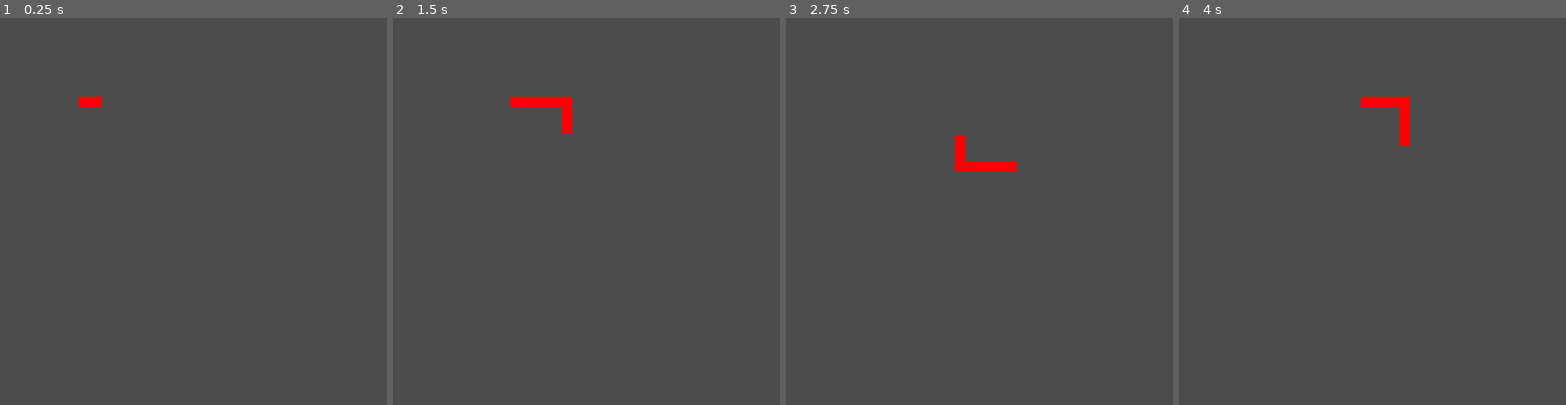
Above: before the commit, frames 1-4 (left to right).
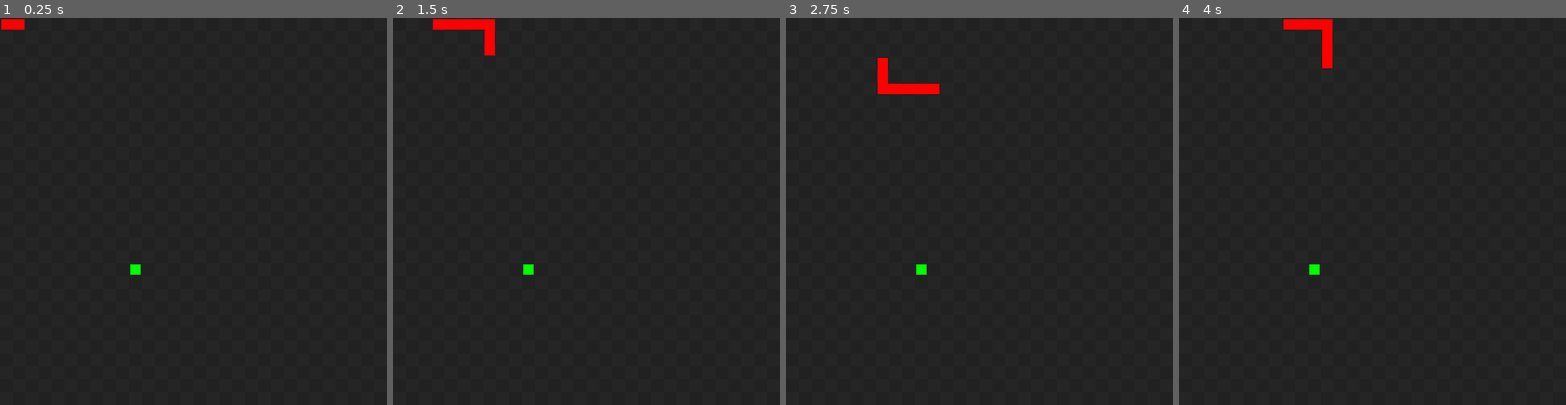
Above: after the commit, the same moments.

Repository: vesk4000/Godol-Snake
Game: Godot game, scene res://Level.tscn
Same seed, same stepped clock (60 frames per second), same inputs: the game is played once before the commit and once after it. Before the commit the project starts from res://SnakeHead.tscn.
Inputs:
- Up to frame 1 (0.25 s): no input
- Up to frame 2 (1.5 s): hold Right (ui_right) 0.53-1.28 s; hold Down (ui_down) from 1.28 s (still down)
- Up to frame 3 (2.75 s): release Down (ui_down) at 2.03 s; hold Right (ui_right) from 2.03 s (still down)
- Up to frame 4 (4 s): release Right (ui_right) at 2.78 s; hold Up (ui_up) 2.78-3.53 s; hold Left (ui_left) from 3.53 s (still down)

The runs differ from the first frame. In frame 1, 100% of the frame differs, in the area x 0-100%, y 0-100%; in frame 2, 100%; in frame 3, 100%; in frame 4, 100%.

Commit message:
Added Fruit, Background and Started UI

Diff:
--- /dev/null
+++ b/Godol' Snake/Background.gd
@@ -0,0 +1,16 @@
+extends Node2D
+
+
+var colors = [Color("#222222"), Color("#262626")]
+
+func _draw():
+	var curr_color = 0
+	var curr_ver_color = 0
+	for i in range(Global.screen_width / Global.tile_size): # Vertical
+		curr_color = curr_ver_color
+		curr_ver_color = 1 if curr_ver_color == 0 else 0
+		for j in range(Global.screen_height / Global.tile_size): # Horizontal
+			draw_rect(Rect2(j * Global.tile_size, i * Global.tile_size,
+					Global.tile_size, Global.tile_size),
+					colors[curr_color])
+			curr_color = 1 if curr_color == 0 else 0
--- /dev/null
+++ b/Godol' Snake/Background.tscn
@@ -0,0 +1,6 @@
+[gd_scene load_steps=2 format=2]
+
+[ext_resource path="res://Background.gd" type="Script" id=1]
+
+[node name="Background" type="Node2D"]
+script = ExtResource( 1 )
--- /dev/null
+++ b/Godol' Snake/Fruit.gd
@@ -0,0 +1,48 @@
+extends Node2D
+
+
+signal was_eaten
+
+func _ready():
+	$ColorRect.margin_left = Global.tile_padding
+	$ColorRect.margin_right = Global.tile_size - Global.tile_padding
+	$ColorRect.margin_top = Global.tile_padding
+	$ColorRect.margin_bottom = Global.tile_size - Global.tile_padding
+	_new_position()
+
+
+# Check if the fruit has been eaten
+func _process(_delta):
+	if _collides_with_snake(position):
+		emit_signal("was_eaten")
+		_new_position()
+
+# Generates a new position for the fruit.
+# Creates the illusion of a new fruit being spawned,
+# but it is really the same fruit
+
+func _new_position():
+	var _pos = Vector2(_random_position())
+	while _collides_with_snake(_pos):
+		_pos = Vector2(_random_position())
+	position = _pos
+
+func _random_position() -> Vector2:
+	var _ans = Vector2(Global.rng.randi_range(0, floor(Global.screen_width / Global.tile_size)),
+		Global.rng.randi_range(0, floor(Global.screen_height / Global.tile_size)))
+	_ans.x = _ans.x * Global.tile_size
+	_ans.y = _ans.y * Global.tile_size
+	return _ans
+
+func _collides_with_snake(var _pos) -> bool:
+	if !get_parent().has_node("SnakeHead"):
+		return false
+	var _snake_head = $"../SnakeHead"
+	var _snake = []
+	_snake.append(_snake_head.position)
+	for i in range(_snake_head.tail.size()):
+		_snake.append(_snake_head.tail[i].position)
+	for i in range(_snake.size()):
+		if _snake[i] == _pos:
+			return true
+	return false
--- /dev/null
+++ b/Godol' Snake/Fruit.tscn
@@ -0,0 +1,16 @@
+[gd_scene load_steps=2 format=2]
+
+[ext_resource path="res://Fruit.gd" type="Script" id=1]
+
+[node name="Fruit" type="Node2D"]
+script = ExtResource( 1 )
+
+[node name="ColorRect" type="ColorRect" parent="."]
+margin_left = 2.0
+margin_top = 2.0
+margin_right = 18.0
+margin_bottom = 18.0
+color = Color( 0, 1, 0, 1 )
+__meta__ = {
+"_edit_use_anchors_": false
+}
--- a/Godol' Snake/Global.gd
+++ b/Godol' Snake/Global.gd
@@ -3,6 +3,8 @@
 
 var tile_size = 20
 var tile_padding = 2
+
+var rng = RandomNumberGenerator.new()
 
 # Globalise screen_width and screen_height
 var screen_width = ProjectSettings.get_setting("display/window/size/width") \
--- /dev/null
+++ b/Godol' Snake/Level.tscn
@@ -0,0 +1,13 @@
+[gd_scene load_steps=4 format=2]
+
+[ext_resource path="res://SnakeHead.tscn" type="PackedScene" id=1]
+[ext_resource path="res://Fruit.tscn" type="PackedScene" id=2]
+[ext_resource path="res://Background.tscn" type="PackedScene" id=3]
+
+[node name="Level" type="Node2D"]
+
+[node name="Background" parent="." instance=ExtResource( 3 )]
+
+[node name="SnakeHead" parent="." instance=ExtResource( 1 )]
+
+[node name="Fruit" parent="." instance=ExtResource( 2 )]
--- a/Godol' Snake/SnakeHead.gd
+++ b/Godol' Snake/SnakeHead.gd
@@ -19,6 +19,12 @@
 
 func _ready():
 	Global.setup_rects(self)
+	if get_parent().has_node("Fruit"):
+		$"../Fruit".connect("was_eaten", self, "_eat_fruit")
+
+
+func _eat_fruit():
+	tail_to_add += 1
 
 
 func _process(_delta):
--- a/Godol' Snake/SnakeHead.tscn
+++ b/Godol' Snake/SnakeHead.tscn
@@ -4,7 +4,6 @@
 [ext_resource path="res://Rect.tscn" type="PackedScene" id=2]
 
 [node name="SnakeHead" type="Node2D"]
-position = Vector2( 120, 120 )
 script = ExtResource( 1 )
 __meta__ = {
 "_edit_group_": true
--- a/Godol' Snake/project.godot
+++ b/Godol' Snake/project.godot
@@ -16,7 +16,7 @@
 [application]
 
 config/name="Godol' Snake"
-run/main_scene="res://SnakeHead.tscn"
+run/main_scene="res://Level.tscn"
 config/icon="res://icon.png"
 
 [autoload]
@@ -30,6 +30,7 @@
 [display]
 
 window/size/width=600
+window/size/always_on_top=true
 
 [rendering]
 
Binary file added: Godol' Snake/RobotoSlab-Bold.ttf
Binary file added: Godol' Snake/RobotoSlab-Light.ttf
Binary file added: Godol' Snake/RobotoSlab-Regular.ttf
Binary file added: Godol' Snake/RobotoSlab-Thin.ttf
